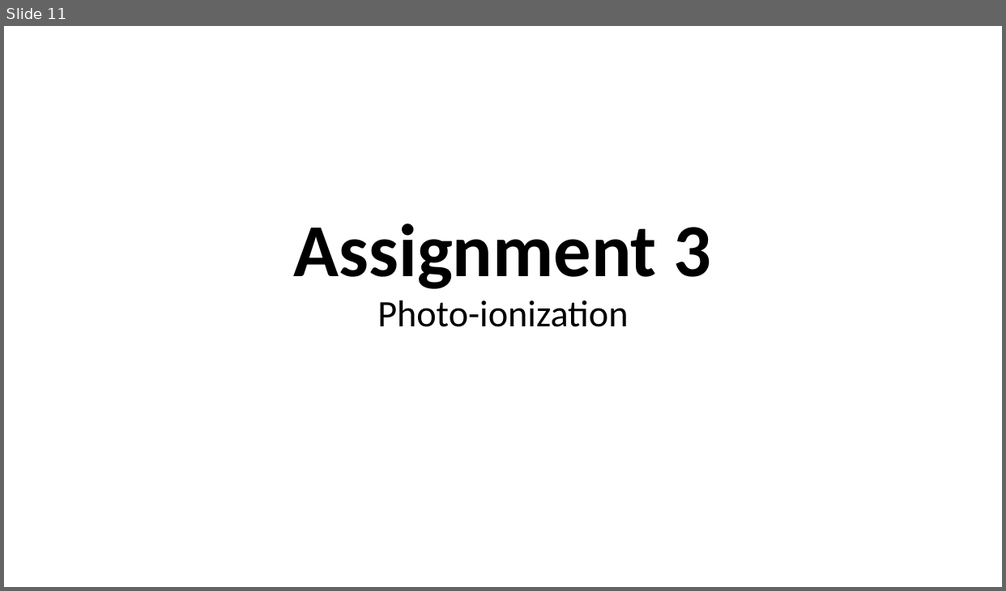
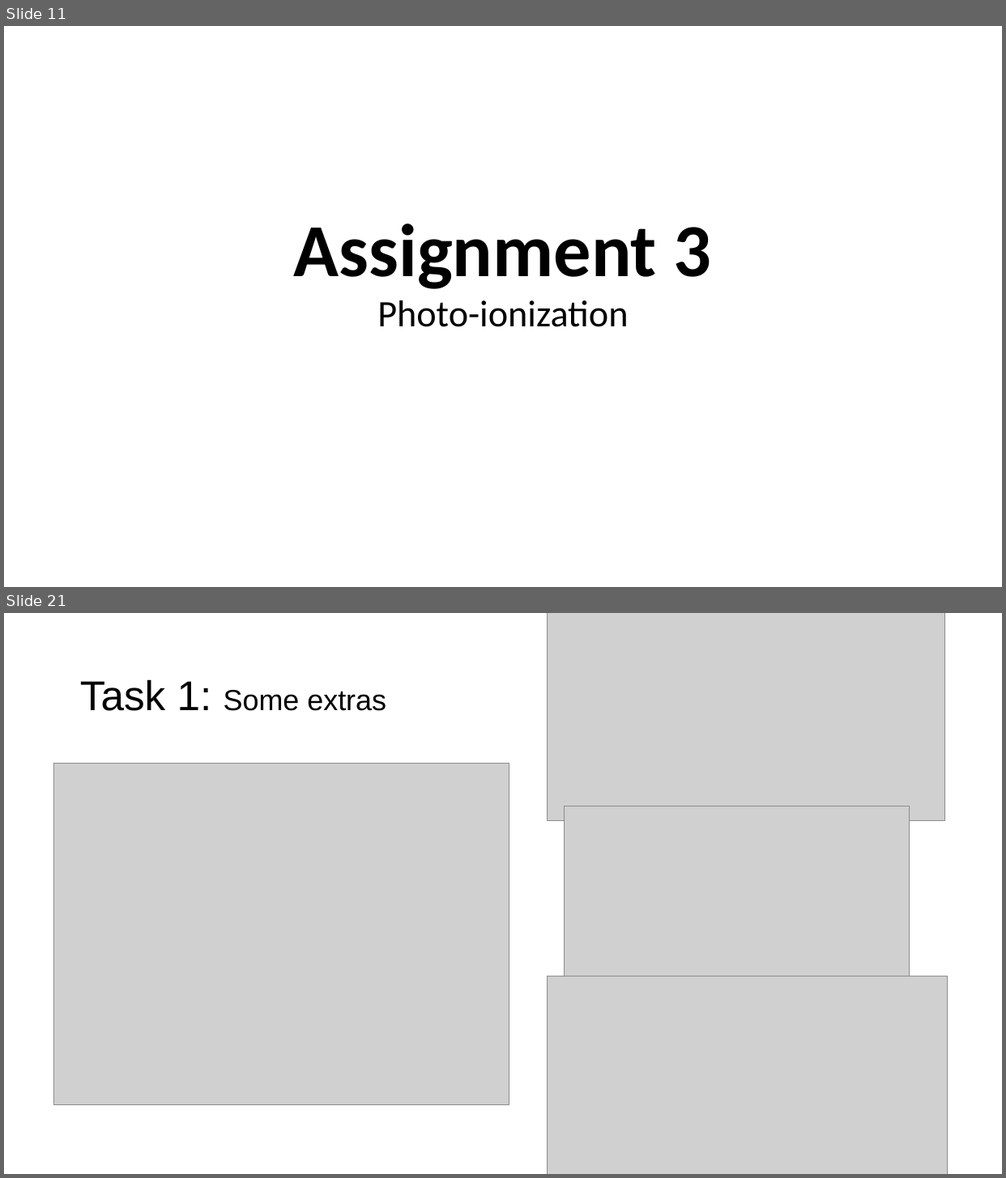
Before and after one commit to tva050/FYS-3003, a slide deck: exam.pptx. Shown one above the other, each under a label of ours: slide 11 before the commit, slides 11 and 21 after it; the slides between them are not shown. The pictures are 1006x591 and 1006x1178 pixels, drawn with LibreOffice and Linux fonts; fonts in the diff are those of the drawing; grey boxes stand for pictures. Boxes give left, top, right and bottom in pixels: in the first picture for what was removed or moved away, otherwise in the second. Text is boxed around its words. In the diff, an @@ line names an element or a change of style, - is before the commit and + after.

```diff
--- a/exam.pptx
+++ b/exam.pptx
@@ slide 21 added at <box>4,613,1002,1174</box>, background #FFFFFF @@
@@ picture added at <box>548,613,946,820</box> @@
@@ title added at <box>80,679,386,711</box>, 28 pt, text #000000 @@
+Task 1: Some extras
@@ picture added at <box>54,764,509,1105</box> @@
@@ picture added at <box>564,807,909,983</box> @@
@@ picture added at <box>548,977,948,1174</box> @@
```
Also in this commit, not shown: 6 slides changed, 15 other slides added, 8 other files.
